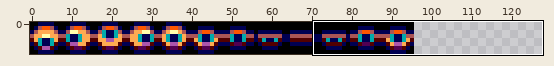
Two versions of one sprite sheet, assets/sprites/spheres.png. Above: a wide view before the commit, with the close-up outlined.
Close-up. Old version:
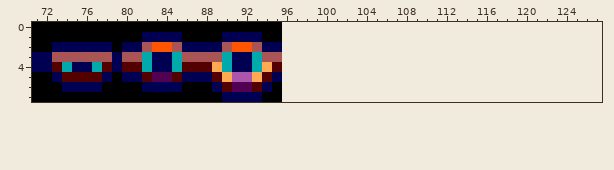
The file is 96x8 pixels. Shown: x 71..127, y 0..7. The old version is drawn lined up with the new one, on the new canvas.
After:
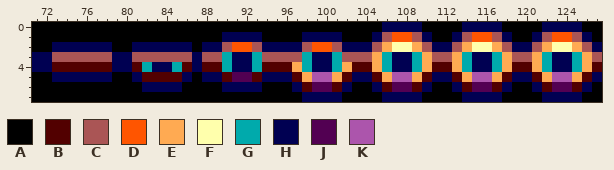
Palette (. is transparent): A #000000  B #520000  C #aa5555  D #ff5500  E #ffaa52  F #ffffac  G #00aaac  H #000052  J #520052  K #ac55ac
The edit:
canvas 96x8 -> 128x8
@@ x 71..127 @@
-0 AAAAAAAAAAAAAAAAAAAAAAAAA................................
-1 AAAAAAAAAAAHHHHAAAAHHHHAA................................
-2 AAHHHHHHAHHCDDCHHHHCDDCHH................................
-3 HHCCCCCCHCCGHHGCCCCGHHGCC................................
-4 HHBGHHGBHBBGHHGBBBEGHHGEB................................
-5 AAHBBBBHAHHBJJBHHHBEKKEBH................................
-6 AAAHHHHAAAAHHHHAAAHBJJBHA................................
-7 AAAAAAAAAAAAAAAAAAAHHHHAA................................
+0 AAAAAAAAAAAAAAAAAAAAAAAAAAAAAAAAAAAHHHHAAAAHHHHAAAAHHHHAA
+1 AAAAAAAAAAAAAAAAAAAHHHHAAAAHHHHAAAHCDDCHAAHCDDCHAAHCDDCHA
+2 AAHHHHHHAAHHHHHHAHHCDDCHHHHCDDCHHHCEFFECHHCEFFECHHCEFFECH
+3 HHCCCCCCHHCCCCCCHCCGHHGCCCCGHHGCCCEGHHGECCEGHHGECCEGHHGEC
+4 HHBBBBBBHHBGHHGBHBBGHHGBBBEGHHGEBBEGHHGEBBEGHHGEBBEGHHGEB
+5 AAHHHHHHAAHBBBBHAHHBJJBHHHBEKKEBHHBEKKEBHHBEKKEBHHBEKKEBH
+6 AAAAAAAAAAAHHHHAAAAHHHHAAAHBJJBHAAHBJJBHAAHBJJBHAAHBJJBHA
+7 AAAAAAAAAAAAAAAAAAAAAAAAAAAHHHHAAAAHHHHAAAAHHHHAAAAHHHHAA
Boxes around the changes in both close-ups, in picture pixels (x1, y1, x2, y2):
changed: (62, 22, 602, 102)
